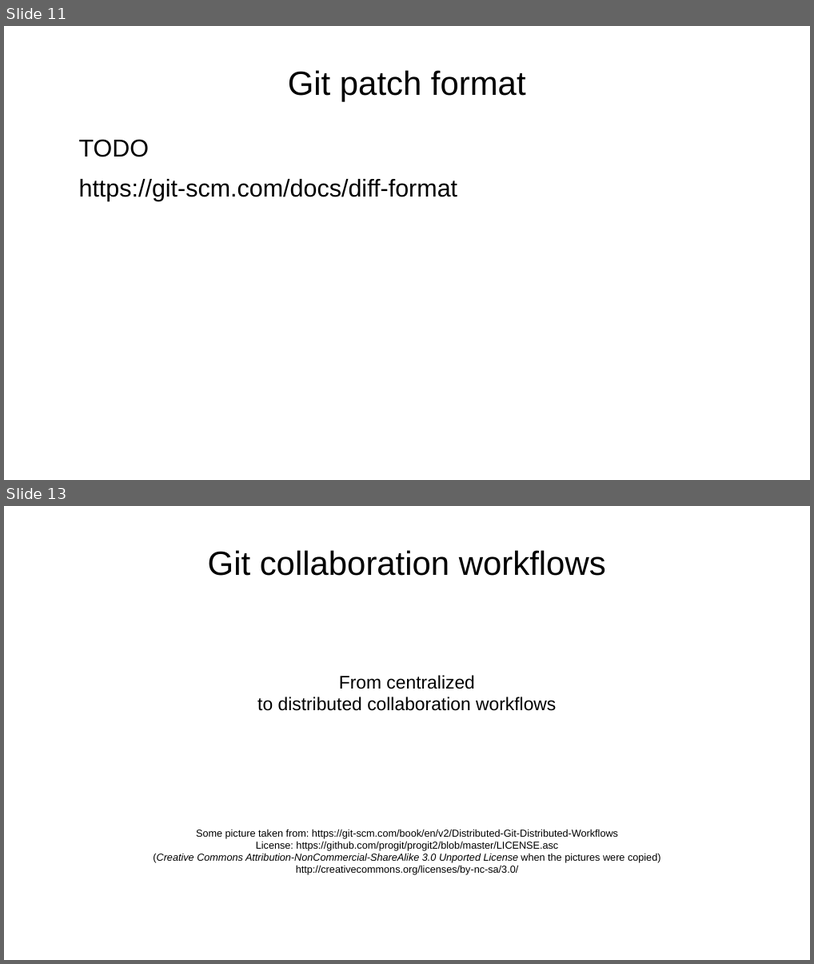
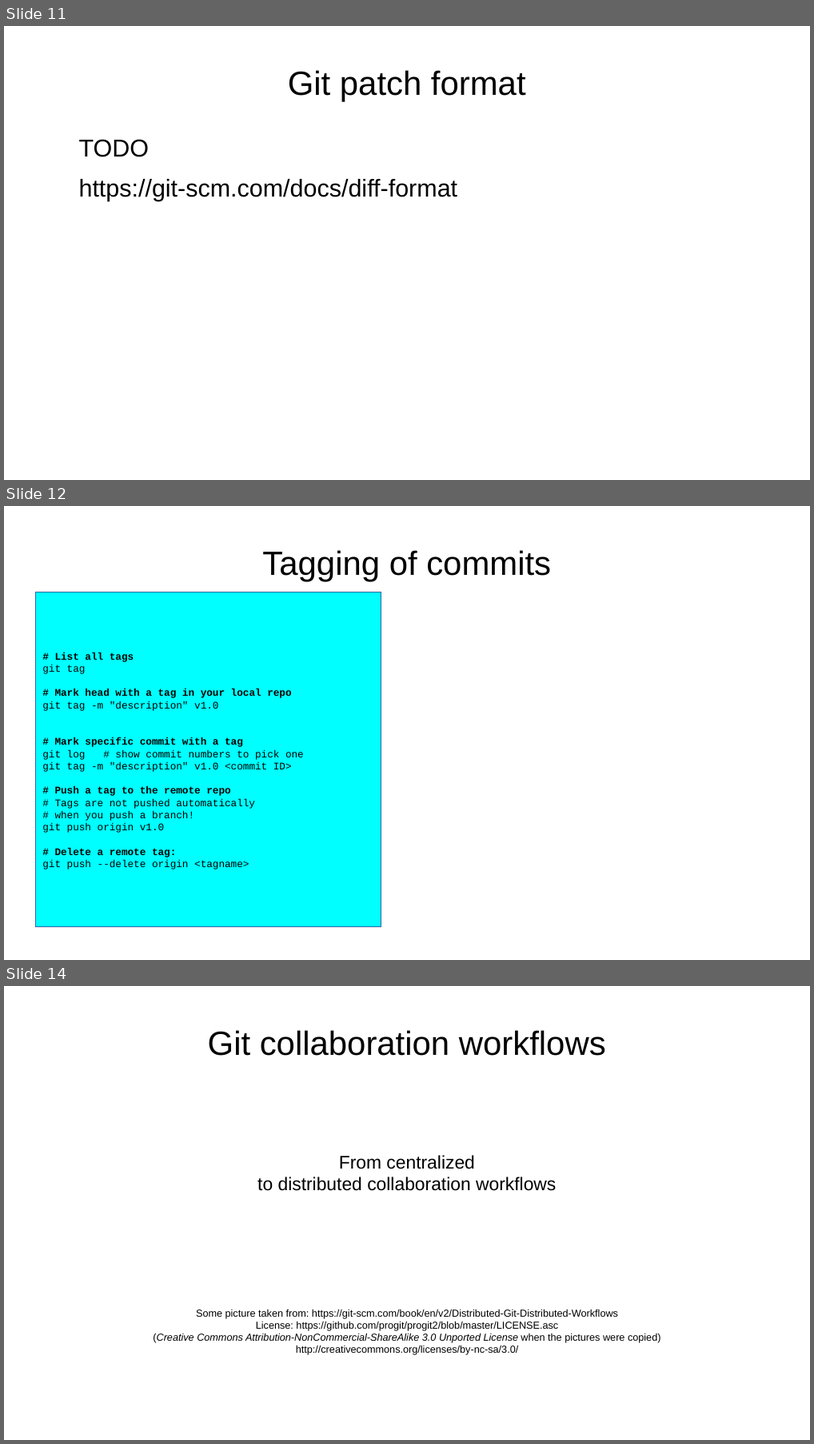
Before and after one commit to aryoda/git_essentials, a slide deck: Introduction to Git collaboration workflows.odp. Shown one above the other, each under a label of ours: slides 11 and 13 before the commit, slides 11, 12 and 14 after it; the slides between them are not shown. The pictures are 814x964 and 814x1444 pixels, drawn with LibreOffice and Linux fonts; fonts in the diff are those of the drawing. Boxes give left, top, right and bottom in pixels: in the first picture for what was removed or moved away, otherwise in the second. Text is boxed around its words. In the diff, an @@ line names an element or a change of style, - is before the commit and + after.

Commit message:
add command snippets for tagging

```diff
--- a/Introduction to Git collaboration workflows.odp
+++ b/Introduction to Git collaboration workflows.odp
@@ slide 12 added at [4, 506, 810, 960], background #FFFFFF @@
@@ title added at [262, 550, 551, 582], 33 pt, text #000000 @@
+Tagging of commits
@@ rectangle added at [35, 592, 381, 927], fill #00FFFF, outline #3465A4 0 pt, 10 pt, text #000000 @@
+# List all tags
+git tag
+# Mark head with a tag in your local repo
+git tag -m "description" v1.0
+# Mark specific commit with a tag
+git log # show commit numbers to pick one
+git tag -m "description" v1.0 <commit ID>
+# Push a tag to the remote repo
+# Tags are not pushed automatically
+# when you push a branch!
+git push origin v1.0
+# Delete a remote tag:
+git push --delete origin <tagname>
@@ what was slide 13 is now slide 14 @@
```
Also in this commit, not shown: 1 slide changed.
